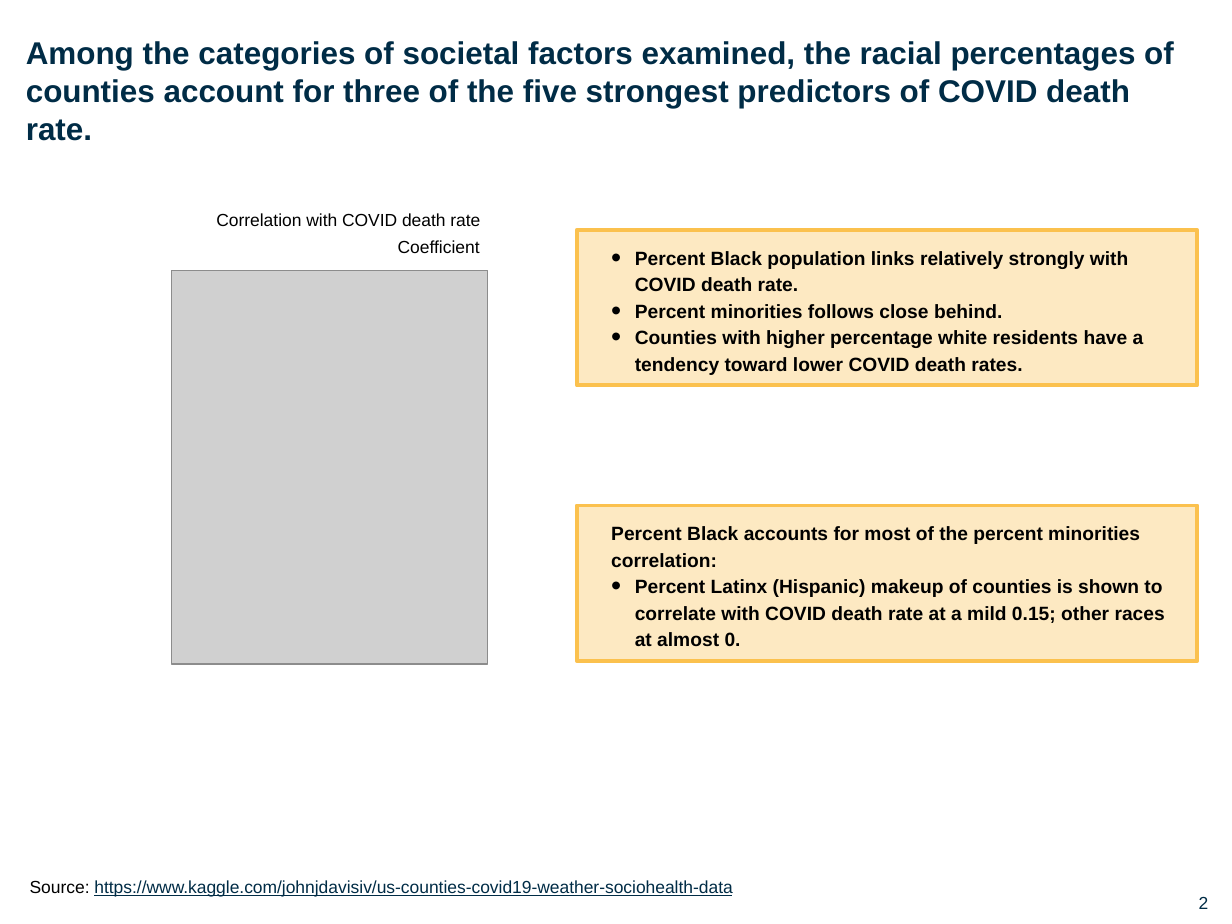
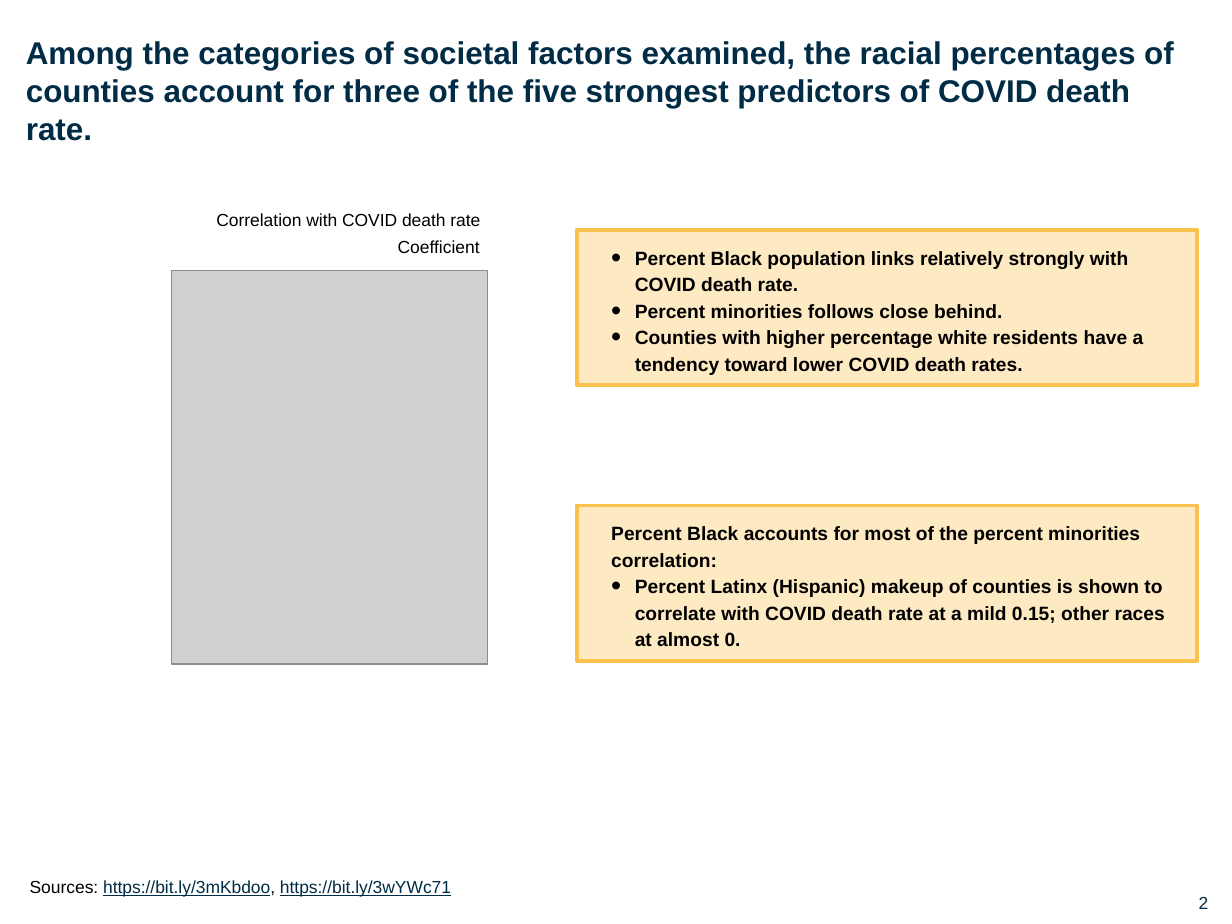
Before and after one commit to elitany/sociovid, a slide deck: slide 3 of COVID Deaths & Societal Factors Capstone II Executive_Presentation.pptx. Drawn at 1232x924 pixels with LibreOffice and Linux fonts; fonts in the diff are those of the drawing; grey boxes stand for pictures; background and template pictures are left out. Boxes give left, top, right and bottom in pixels: in the first picture for what was removed or moved away, otherwise in the second. Text is boxed around its words. In the diff, an @@ line names an element or a change of style, - is before the commit and + after.

```diff
--- a/COVID Deaths & Societal Factors Capstone II Executive_Presentation.pptx
+++ b/COVID Deaths & Societal Factors Capstone II Executive_Presentation.pptx
@@ text at [30, 880, 451, 896]: text changed @@
-Source: https://www.kaggle.com/johnjdavisiv/us-counties-covid19-weather-sociohealth-data
+Sources: https://bit.ly/3mKbdoo, https://bit.ly/3wYWc71
```
Also in this commit, not shown: 7 other slides changed.
